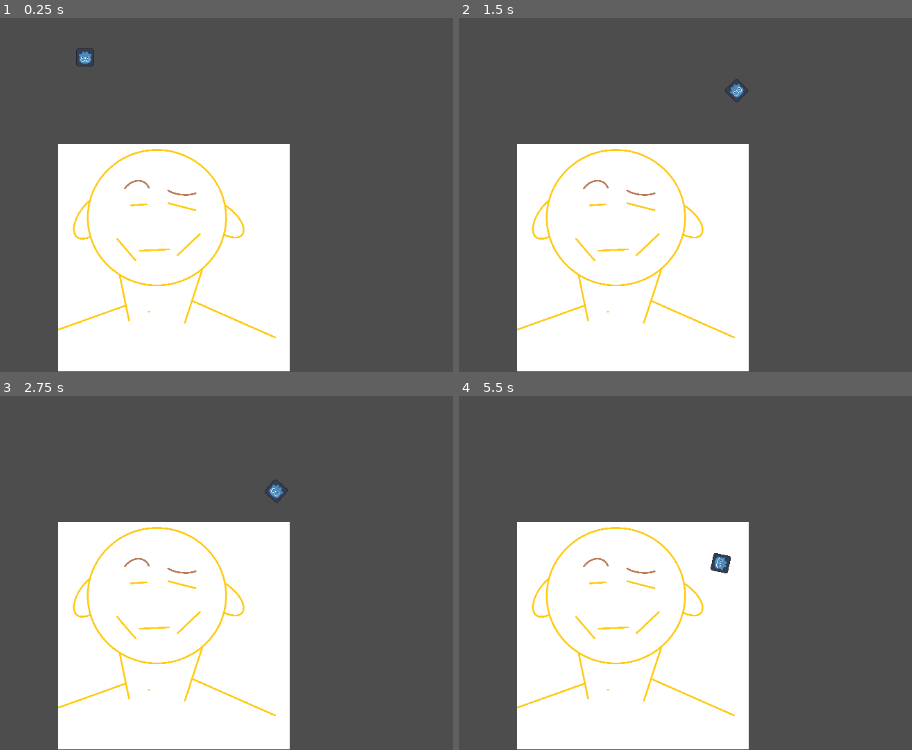
Above: before the commit, frames 1-4 (two rows, left to right).
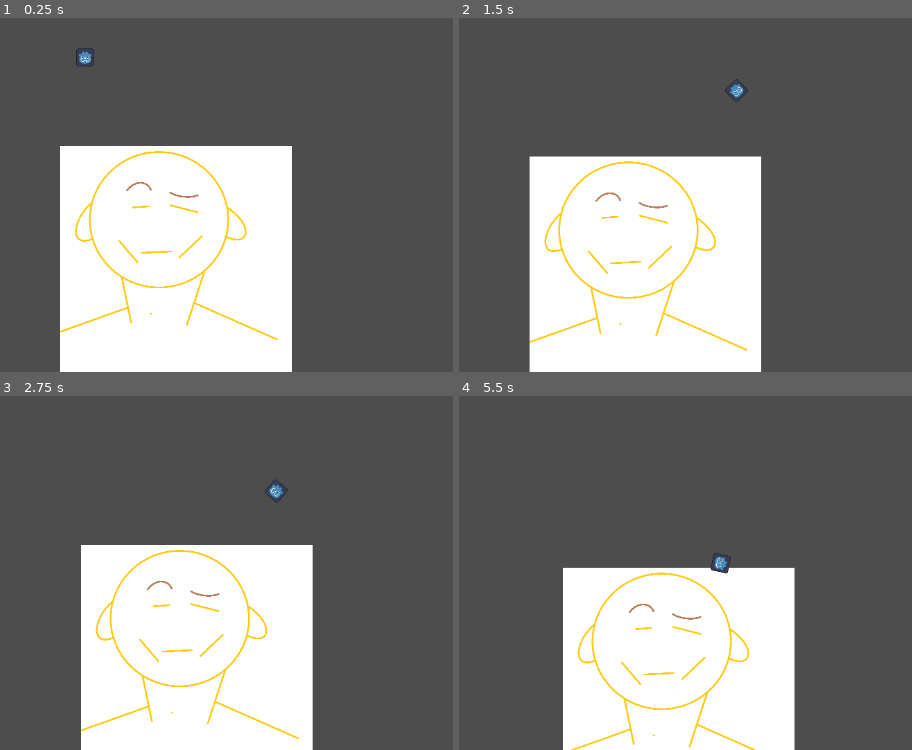
Above: after the commit, the same moments.

Repository: GopnikJammeri/LDJam56
Game: Godot game, scene res://Scenes/world.tscn
The game is run twice, just before and just after one commit, with the same random seed, the same clock (stepped at 60 frames per second) and the same inputs.
Inputs:
- Up to frame 1 (0.25 s): no input
- Up to frame 2 (1.5 s): hold Right (ui_right) 0.53-1.28 s; hold Left (ui_left) from 1.28 s (still down)
- Up to frame 3 (2.75 s): release Left (ui_left) at 2.03 s; hold Right (ui_right) from 2.03 s (still down)
- Up to frame 4 (5.5 s): release Right (ui_right) at 3.53 s; hold Left (ui_left) from 3.53 s (still down)

The runs differ from the first frame. In frame 1, 3.7% of the frame differs, in the area x 12-65%, y 35-100%; in frame 2, 8.4%; in frame 3, 12%; in frame 4, 20%, in the area x 12-75%, y 35-100%.

Commit message:
Added mosquito attachment

Diff:
--- a/Scripts/human.gd
+++ b/Scripts/human.gd
@@ -2,8 +2,11 @@
 signal mosquito_overlapped_start
 signal mosquito_overlapped_end
 
-func _on_area_2d_body_entered(body: Node2D) -> void:
+func _on_area_2d_body_entered(_body: Node2D) -> void:
 	emit_signal("mosquito_overlapped_start")
 
-func _on_area_2d_body_exited(body: Node2D) -> void:
+func _on_area_2d_body_exited(_body: Node2D) -> void:
 	emit_signal("mosquito_overlapped_end")
+
+func _process(_delta: float) -> void:
+	position += Vector2(0.2,0.2)
--- a/Scripts/mosquito.gd
+++ b/Scripts/mosquito.gd
@@ -7,6 +7,8 @@
 var is_attached: bool = false
 var can_move: bool = true
 var is_on_human: bool = false
+var human = null
+var attached_offset: Vector2 = Vector2.ZERO
 
 func _ready() -> void:
 	screen_size = get_viewport_rect().size
@@ -14,11 +16,15 @@
 
 
 func _physics_process(delta: float) -> void:
-
 	if can_move:
 		handle_movement(delta)
-	handle_attack()
-	move_and_slide()
+	if is_on_human:
+		handle_attack()
+	if is_attached:
+		position = human.position + attached_offset
+	else:
+		move_and_slide()
+
 	handle_screen_wrapping()
 
 func handle_movement(delta: float) -> void:
@@ -44,7 +50,6 @@
 
 func handle_attack() -> void:
 	if Input.is_action_just_pressed("mosquito_attack"):
-		print("attacl")
 		if not is_attached:
 			attach()
 		else:
@@ -52,13 +57,26 @@
 
 func fetch_character() -> void:
 	var world = get_tree().current_scene
-	var human = world.get_node("Human")
+	var human_local = world.get_node("Human")
+	human = human_local
+	if human:
+		human.connect("mosquito_overlapped_start", set_is_on_human)
+		human.connect("mosquito_overlapped_end", deset_is_on_human)
+	else:
+		assert(human != null, "mosquito.gd : fetch_character : -Human not found in a scene-")
 
 func attach() -> void:
 	velocity = Vector2.ZERO
 	can_move = false
 	is_attached = true
+	attached_offset = position - human.position
 
 func detach() -> void:
 	can_move = true
 	is_attached = false
+
+func set_is_on_human():
+	is_on_human = true
+
+func deset_is_on_human():
+	is_on_human = false
Not shown, added: Scenes/worA0E8.tmp
Not shown, added: Scenes/worBDD6.tmp
